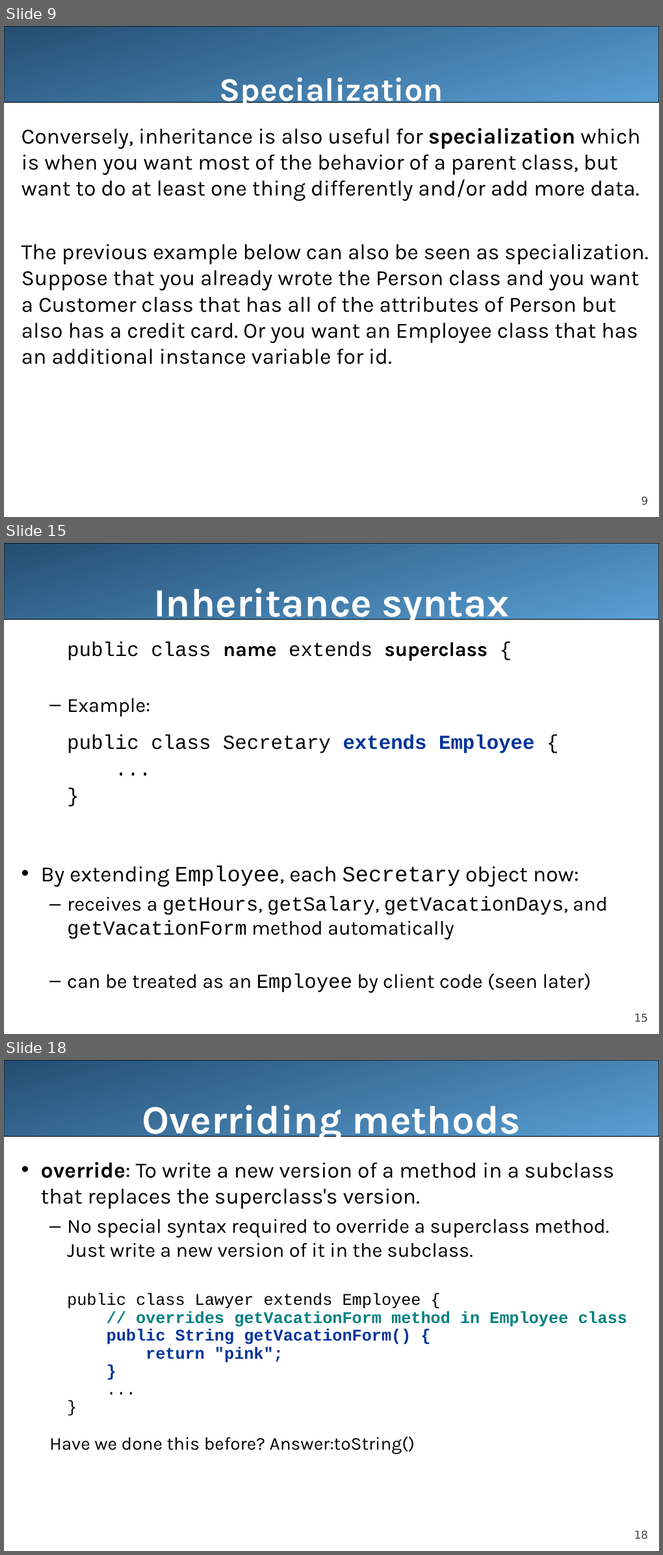
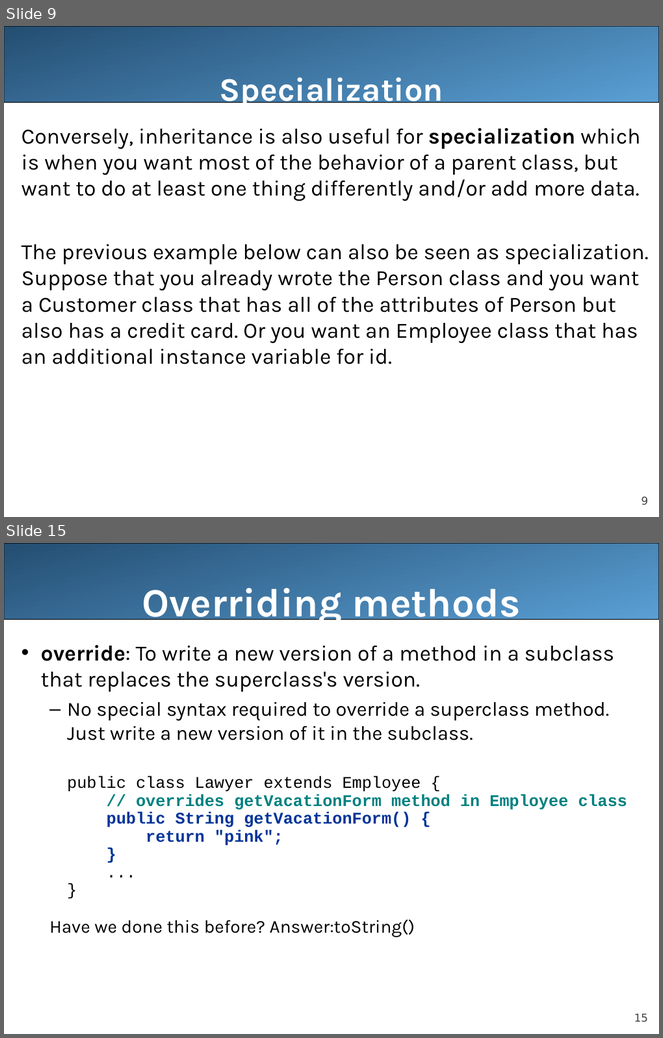
Before and after one commit to LongBaoNguyen/longbaonguyen.github.io, a slide deck: courses/apcsa/lecture21.ppt. Shown one above the other, each under a label of ours: slides 9, 15 and 18 before the commit, slides 9 and 15 after it; the slides between them are not shown. The pictures are 663x1555 and 663x1038 pixels, drawn with LibreOffice and Linux fonts; fonts in the diff are those of the drawing. Boxes give left, top, right and bottom in pixels: in the first picture for what was removed or moved away, otherwise in the second. Text is boxed around its words. In the diff, an @@ line names an element or a change of style, - is before the commit and + after.

```diff
--- a/courses/apcsa/lecture21.ppt
+++ b/courses/apcsa/lecture21.ppt
@@ slide 15 removed at [4,543,659,1034], background #FFFFFF; not listed: 2 template elements that a slide beside it also shows @@
@@ title removed at [154,588,509,626] @@
-Inheritance syntax
@@ text removed at [41,642,608,993] @@
-  public class name extends superclass {
-  – Example:
-  public class Secretary extends Employee {
-  ...
-  }
-• By extending Employee, each Secretary object now:
-  – receives a getHours, getSalary, getVacationDays, and getVacationForm method automatically
-  – can be treated as an Employee by client code (seen later)
@@ what was slide 18 is now slide 15 @@
@@ page number at [634,1014,648,1022]: text changed @@
-18
+15
```
Also in this commit, not shown: 2 slides changed, 3 slides added, 5 other slides removed, 4 other files.
